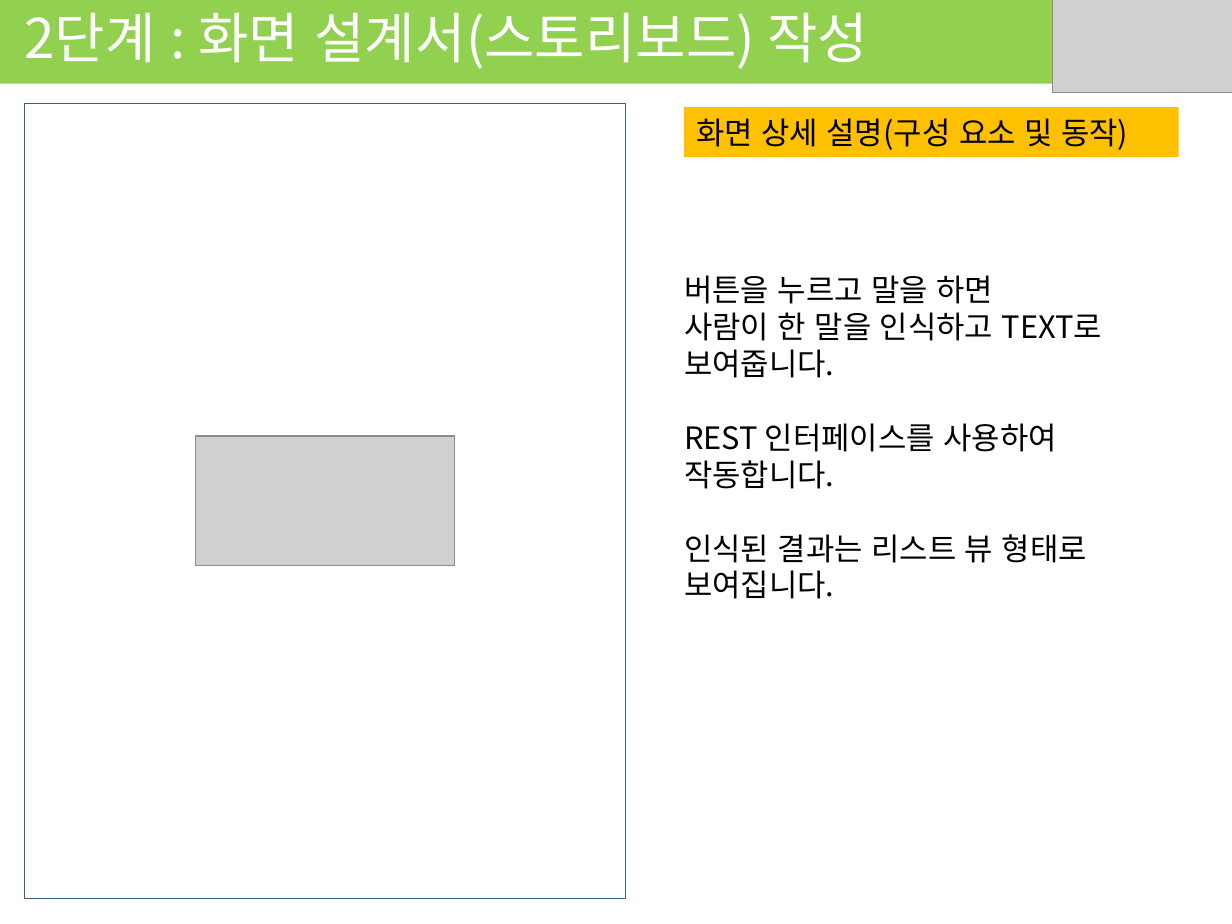
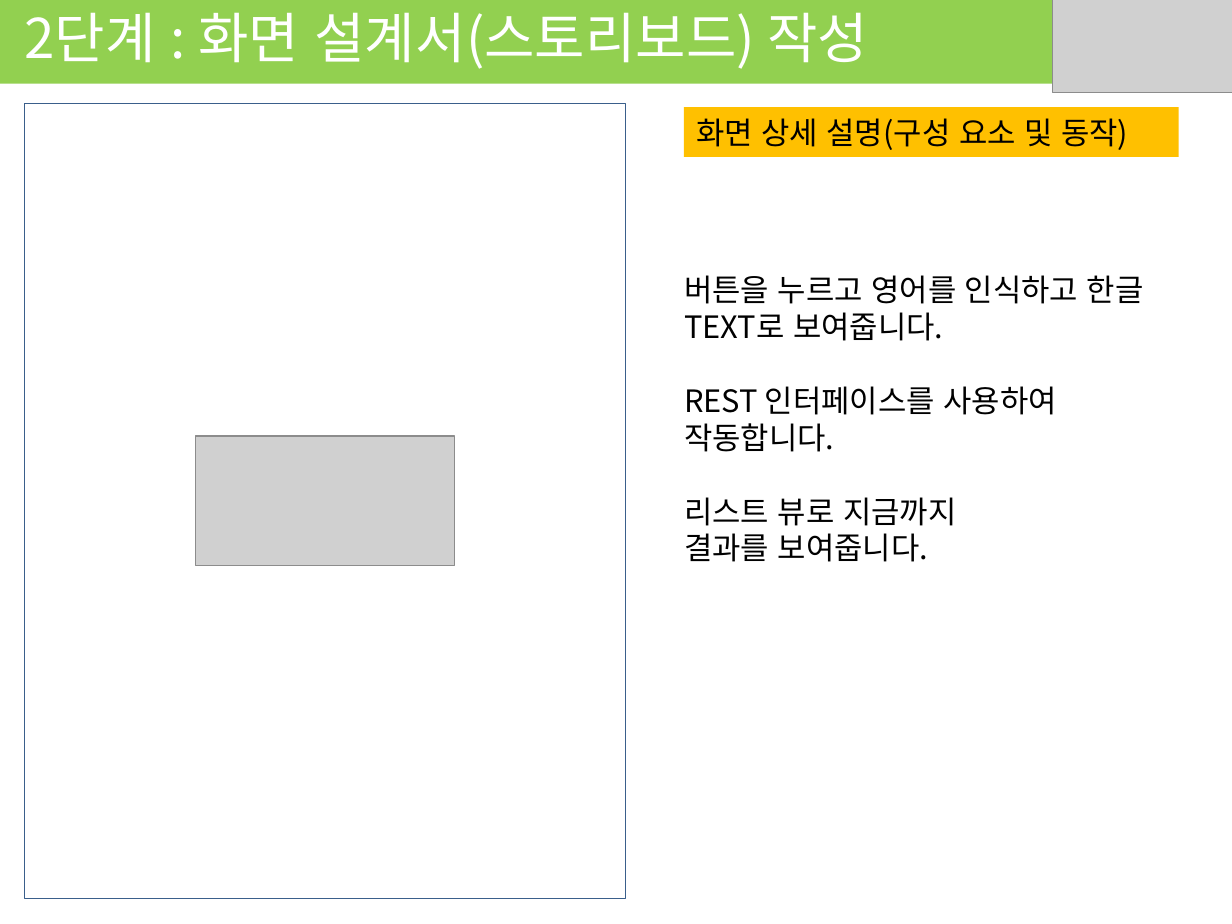
Before and after one commit to Las-Wonho/APP_2018_1, a slide deck: slide 6 of 기획 발표.pptx. Drawn at 1232x924 pixels with LibreOffice and Linux fonts; fonts in the diff are those of the drawing; grey boxes stand for pictures. Boxes give left, top, right and bottom in pixels: in the first picture for what was removed or moved away, otherwise in the second. Text is boxed around its words. In the diff, an @@ line names an element or a change of style, - is before the commit and + after.

```diff
--- a/기획 발표.pptx
+++ b/기획 발표.pptx
@@ text at box(684, 275, 1144, 341): text changed @@
-버튼을 누르고 말을 하면
-사람이 한 말을 인식하고 TEXT로
-보여줍니다.
+버튼을 누르고 영어를 인식하고 한글
+TEXT로 보여줍니다.
@@ text at box(684, 497, 956, 562): text changed @@
-인식된 결과는 리스트 뷰 형태로
-보여집니다.
+리스트 뷰로 지금까지
+결과를 보여줍니다.
```
Also in this commit, not shown: 2 other slides changed.
